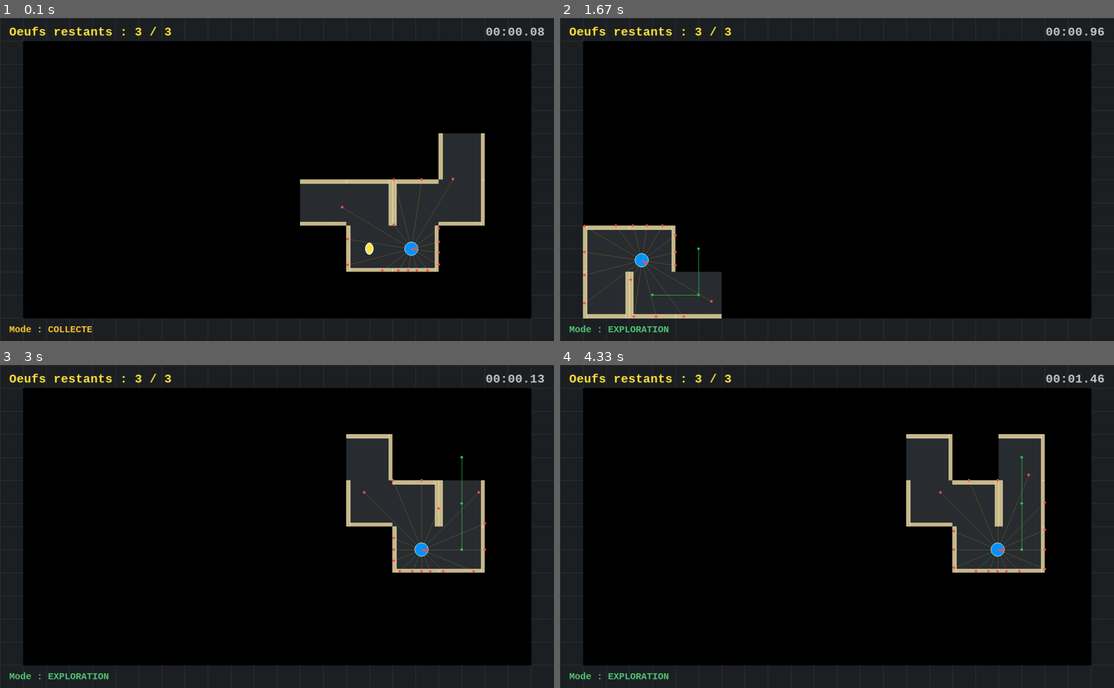
Above: before the commit, frames 1-4 (two rows, left to right).
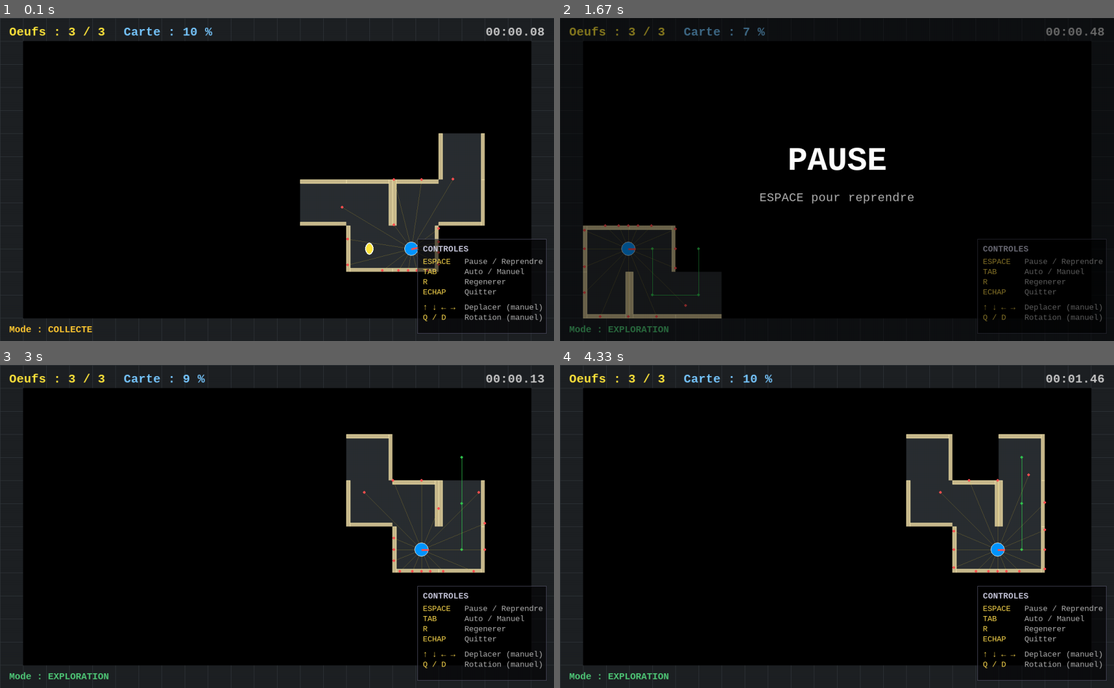
Above: after the commit, the same moments.

Repository: PauloMoq/robotic_s4
Game: pygame game, started from project/06_test_carto_autonome.py
Two runs of this game, one before a commit and one after it. Both use one fixed random seed, a clock stepped at 60 frames per second and the inputs below.
Inputs:
- Up to frame 1 (0.1 s): no input
- Up to frame 2 (1.67 s): tap Space at 0.33 s; hold R 0.67-1.13 s; hold Space 1.17-1.63 s
- Up to frame 3 (3 s): hold Space 1.67-2.13 s; tap Space at 2.17, 2.5 s; hold R from 2.83 s (still down)
- Up to frame 4 (4.33 s): release R at 3.3 s; tap Tab at 3.33 s

The runs differ from the first frame. In frame 1, 1.6% of the frame differs, in the area x 9-99%, y 2-98%; in frame 2, 6.2%, in the area x 0-100%, y 0-100%; in frame 3, 1.3%; in frame 4, 1.3%.

Commit message:
feat: ajout compteur de "découverte" + contrôles clavier sur l'UI

Diff:
--- a/project/06_test_carto_autonome.py
+++ b/project/06_test_carto_autonome.py
@@ -384,6 +384,96 @@
         return self._etat
 
 
+# ── Vue étendue pour le 06 ───────────────────────────────────────────────────
+
+class VuePygame06(VuePygame):
+    """Étend VuePygame avec progression inline, overlay pause et panneau de contrôles."""
+
+    def dessiner_hud(self, oeufs, nb_total, carto):
+        """
+        Affiche sur une seule ligne en haut à gauche :
+          🥚 Oeufs : X / N      Carte : XX %
+        """
+        font = pygame.font.SysFont("monospace", 26, bold=True)
+
+        restants = sum(1 for o in oeufs if not o["collecte"])
+        surf_oeufs = font.render(f"Oeufs : {restants} / {nb_total}", True, (255, 230, 60))
+        self.screen.blit(surf_oeufs, (20, 16))
+
+        total       = carto.rows * carto.cols
+        decouvertes = carto.nb_cellules_decouvertes()
+        pct         = decouvertes * 100 // total
+        surf_carte  = font.render(f"Carte : {pct} %", True, (120, 200, 255))
+        # Aligné juste après le compteur d'œufs avec un petit écart
+        x_carte = 20 + surf_oeufs.get_width() + 40
+        self.screen.blit(surf_carte, (x_carte, 16))
+
+    def dessiner_controles(self, mode_auto, en_pause):
+        """
+        Panneau des touches en bas à droite, toujours visible.
+        """
+        lignes = [
+            ("ESPACE",  "Pause / Reprendre"),
+            ("TAB",     "Auto / Manuel"),
+            ("R",       "Regenerer"),
+            ("ECHAP",   "Quitter"),
+            ("",        ""),
+            ("↑ ↓ ← →", "Deplacer (manuel)"),
+            ("Q / D",   "Rotation (manuel)"),
+        ]
+
+        font_titre = pygame.font.SysFont("monospace", 18, bold=True)
+        font_ligne = pygame.font.SysFont("monospace", 17)
+        PAD        = 12
+        LIGNE_H    = 22
+        LARGEUR    = 280
+
+        hauteur_bloc = PAD * 2 + font_titre.get_height() + 6 + len(lignes) * LIGNE_H
+        x0 = self.largeur - LARGEUR - 16
+        y0 = self.hauteur - hauteur_bloc - 16
+
+        # Fond semi-transparent
+        fond = pygame.Surface((LARGEUR, hauteur_bloc), pygame.SRCALPHA)
+        fond.fill((0, 0, 0, 140))
+        self.screen.blit(fond, (x0, y0))
+        pygame.draw.rect(self.screen, (80, 80, 100),
+                         pygame.Rect(x0, y0, LARGEUR, hauteur_bloc), 1)
+
+        # Titre
+        titre = font_titre.render("CONTROLES", True, (200, 200, 220))
+        self.screen.blit(titre, (x0 + PAD, y0 + PAD))
+        y = y0 + PAD + titre.get_height() + 6
+
+        # Lignes touche / action
+        for touche, action in lignes:
+            if touche == "":
+                y += LIGNE_H // 2
+                continue
+            s_touche = font_ligne.render(touche, True, (255, 220, 80))
+            s_action = font_ligne.render(action, True, (180, 180, 180))
+            self.screen.blit(s_touche, (x0 + PAD, y))
+            self.screen.blit(s_action, (x0 + PAD + 90, y))
+            y += LIGNE_H
+
+    def dessiner_progression(self, carto):
+        pass  # remplacé par dessiner_hud
+
+    def afficher_pause(self):
+        """Overlay semi-transparent avec le texte PAUSE centré."""
+        overlay = pygame.Surface((self.largeur, self.hauteur), pygame.SRCALPHA)
+        overlay.fill((0, 0, 0, 120))
+        self.screen.blit(overlay, (0, 0))
+
+        font_big   = pygame.font.SysFont("monospace", 72, bold=True)
+        font_small = pygame.font.SysFont("monospace", 26)
+
+        t1 = font_big.render("PAUSE", True, (255, 255, 255))
+        t2 = font_small.render("ESPACE pour reprendre", True, (180, 180, 180))
+
+        self.screen.blit(t1, t1.get_rect(center=(self.largeur // 2, self.hauteur // 2 - 40)))
+        self.screen.blit(t2, t2.get_rect(center=(self.largeur // 2, self.hauteur // 2 + 40)))
+
+
 # ── Main ─────────────────────────────────────────────────────────────────────
 
 def main():
@@ -404,7 +494,7 @@
     )
 
     robot             = RobotMobile(x=x_dep, y=y_dep, moteur=MoteurOmnidirectionnel())
-    vue               = VuePygame(largeur=WIN_W, hauteur=WIN_H, scale=SCALE)
+    vue               = VuePygame06(largeur=WIN_W, hauteur=WIN_H, scale=SCALE)
     lidar             = Lidar(nb_rayons=16, portee=3.5, pas=0.02)
     carto             = Cartographie(ROWS, COLS, CELL, X0, Y0, passages=passages)
     controleur_manuel = ControleurPygame(robot)
@@ -422,6 +512,7 @@
     )
 
     mode_auto = True
+    en_pause  = False
     clock     = pygame.time.Clock()
     victoire  = False
     running   = True
@@ -432,7 +523,7 @@
     print("=== Cartographie Autonome — Robot LIDAR ===")
     print(f"Grille {COLS}×{ROWS}, {NB_OEUFS} œufs cachés")
     print(f"Départ robot : cellule ({r_dep},{c_dep})")
-    print("TAB : auto/manuel  |  R : régénérer  |  ECHAP : quitter")
+    print("TAB : auto/manuel  |  ESPACE : pause  |  R : régénérer  |  ECHAP : quitter")
 
     try:
         while running:
@@ -442,6 +533,10 @@
                 if event.type == pygame.KEYDOWN:
                     if event.key == pygame.K_ESCAPE:
                         running = False
+                    if event.key == pygame.K_SPACE:
+                        if not victoire:
+                            en_pause = not en_pause
+                            print(f"{'PAUSE' if en_pause else 'REPRISE'}")
                     if event.key == pygame.K_TAB:
                         mode_auto = not mode_auto
                         print(f"Mode : {'AUTONOME' if mode_auto else 'MANUEL'}")
@@ -454,7 +549,7 @@
 
             dt = clock.tick(60) / 1000.0
 
-            if not victoire:
+            if not victoire and not en_pause:
                 timer += dt
 
                 # 1. Commande
@@ -498,12 +593,17 @@
             vue.dessiner_lidar(robot, lidar)
             vue.dessiner_oeufs_detectes(carto)
             vue.dessiner_robot(robot)
-            vue.dessiner_compteur_oeufs(oeufs, NB_OEUFS)
+            vue.dessiner_hud(oeufs, NB_OEUFS, carto)
             vue.dessiner_timer(timer)
             vue.dessiner_etat_exploration(controleur_auto)
+            vue.dessiner_controles(mode_auto, en_pause)
+
+            if en_pause and not victoire:
+                vue.afficher_pause()
 
             if victoire:
                 vue.afficher_victoire_oeufs(timer)
+                vue.dessiner_controles(mode_auto, en_pause)
 
             pygame.display.flip()
 
